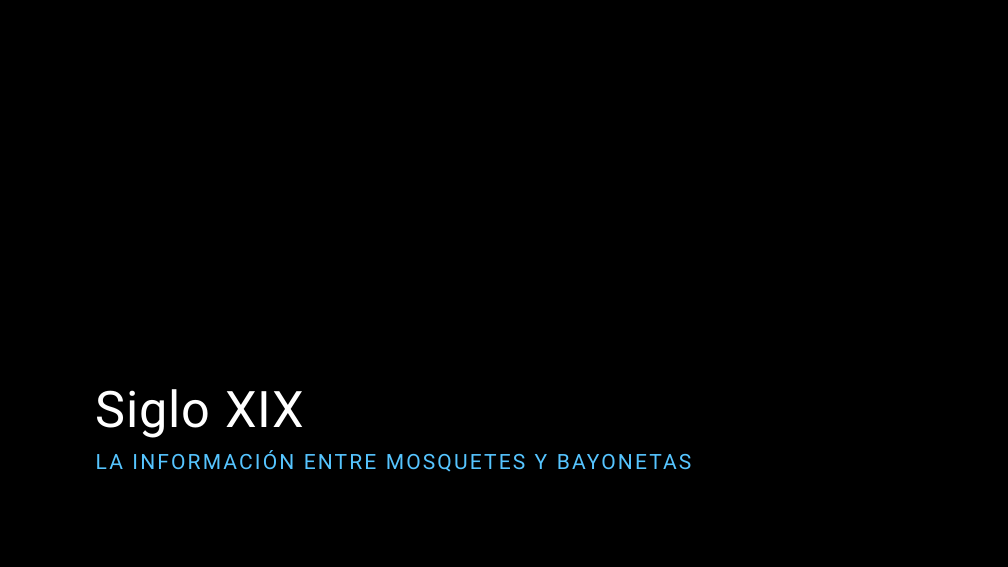
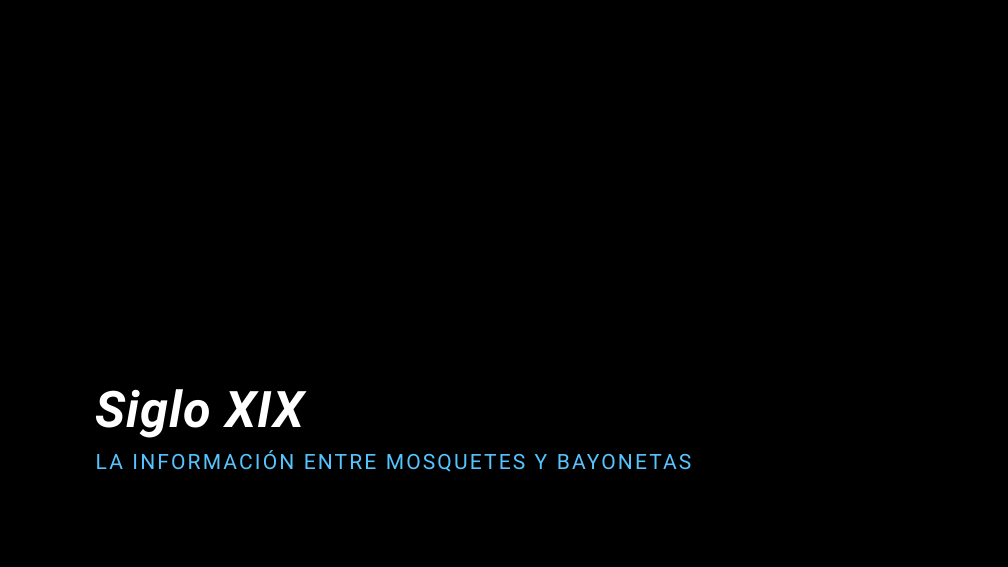
Before and after one commit to miparnisari/implantaciondesistemas, a slide deck: slide 11 of Presentacion/Fuga de Información.pptx. Drawn at 1008x567 pixels with LibreOffice and Linux fonts; fonts in the diff are those of the drawing; background and template pictures are left out. Boxes give left, top, right and bottom in pixels: in the first picture for what was removed or moved away, otherwise in the second. Text is boxed around its words. In the diff, an @@ line names an element or a change of style, - is before the commit and + after.

```diff
--- a/Presentacion/Fuga de Información.pptx
+++ b/Presentacion/Fuga de Información.pptx
@@ title "Siglo XIX" at bbox=[95, 389, 304, 438]: bold on, italic on @@
```
Also in this commit, not shown: 15 other slides changed, 2 slides added, 1 slide removed.
